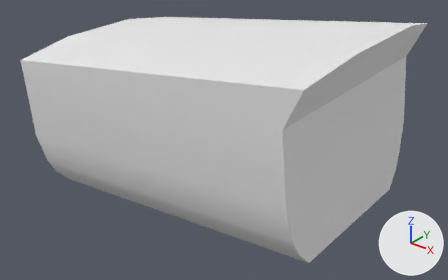
One commit to the Blender file dev/blender/instruments/mag-compass-float.blend: the scene before it, then after it.
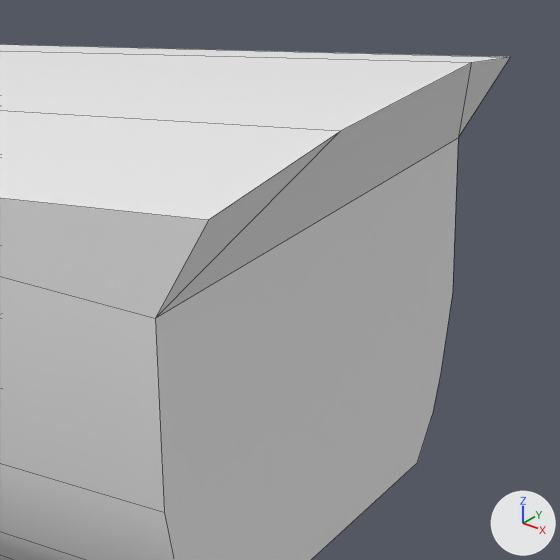
Each version is shown whole from a 50 mm camera at (-0.2556, -0.1137, 0.3216) aimed at (-0.3434, -0.004, 0.2536), then close up on the part from 49% to 100% of the width and 0% to 82% of the height. The axes (+X, +Y, +Z) are drawn at lower right. The lights are the same throughout. The close-ups show mesh edges as thin lines.

Objects in the first close-up: 'Casing'.
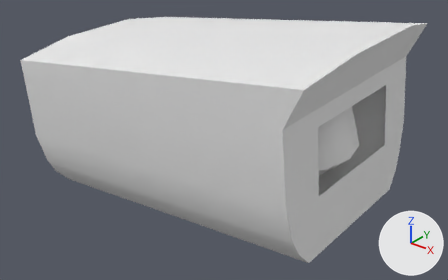
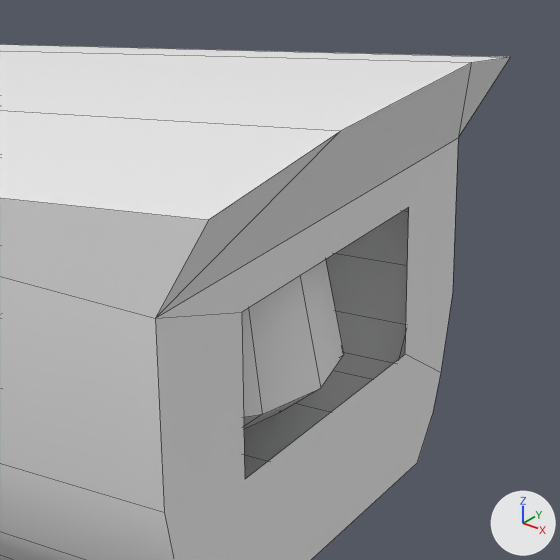
Edits to the scene script, one JSON object a line:
```json
{"block": "me_casing_mesh_002", "where": "me_casing_mesh_002.from_pydata(...)  # 26 vertices, 19 faces; spans x -0.4233..-0.339, y -0.0268..0.0263, z 0.2116..0.2627"}
{"block": "me_casing_mesh_002", "where": "# used by ob_casing; location = (0.0341, -0.0021, 0.0236)"}
{"block": "me_casing_mesh_002", "where": "# verts and faces of me_casing_mesh_002; kept vertices keep their numbers, new ones are numbered from 26"}
{"block": "me_casing_mesh_002", "where": "# before: 5 (-0.3414, -0.019, 0.2191), 6 (-0.3414, 0.0191, 0.2193) at pixel (417, 462), 12 (-0.3445, -0.0265, 0.2512) at pixel (155, 318), 13 (-0.3445, 0.0262, 0.2515) at pixel (458, 137), 15 (-0.343, -0.0264, 0.2351) at pixel (164, 512)"}
{"block": "me_casing_mesh_002", "where": "# before: 17 (-0.343, 0.0263, 0.2354) at pixel (452, 292), 19 (-0.3422, 0.0241, 0.2273) at pixel (440, 372), 21 (-0.3418, 0.0223, 0.2233) at pixel (432, 415), 23 (-0.3422, -0.0246, 0.2271), 25 (-0.3418, -0.0226, 0.2231)"}
{"block": "me_casing_mesh_002", "change": "me_casing_mesh_002 part 1"}
{"op": "add", "block": "me_casing_mesh_002", "code": "delete_faces([(5, 6, 21, 19, 17, 13, 12, 15, 23, 25)])"}
{"op": "add", "block": "me_casing_mesh_002", "code": "verts[26] = (-0.3427, 0.0156, 0.2326)  # pixel (405, 354)"}
{"op": "add", "block": "me_casing_mesh_002", "code": "verts[27] = (-0.3441, 0.0156, 0.2475)  # pixel (408, 207)"}
{"op": "add", "block": "me_casing_mesh_002", "code": "verts[28] = (-0.3441, -0.0145, 0.2475)  # pixel (241, 312)"}
{"op": "add", "block": "me_casing_mesh_002", "code": "verts[29] = (-0.3427, -0.0145, 0.2326)  # pixel (244, 479)"}
{"op": "add", "block": "me_casing_mesh_002", "code": "faces += [(12, 28, 27, 26, 19, 17, 13), (5, 6, 21, 19, 26, 29, 28, 12, 15, 23, 25)]"}
```

Location of each change, [x1, y1, x2, y2] in pixels of the close-ups (560 x 560 px):
```json
{"part": 1, "of": "me_casing_mesh_002", "change": "built on", "before": [155, 138, 458, 560], "after": [155, 138, 458, 560]}
{"object": "Interior", "change": "unchanged, uncovered by the edit", "after": [244, 207, 409, 479]}
{"object": "Ring", "change": "unchanged, uncovered by the edit", "after": [242, 259, 344, 429]}
```
